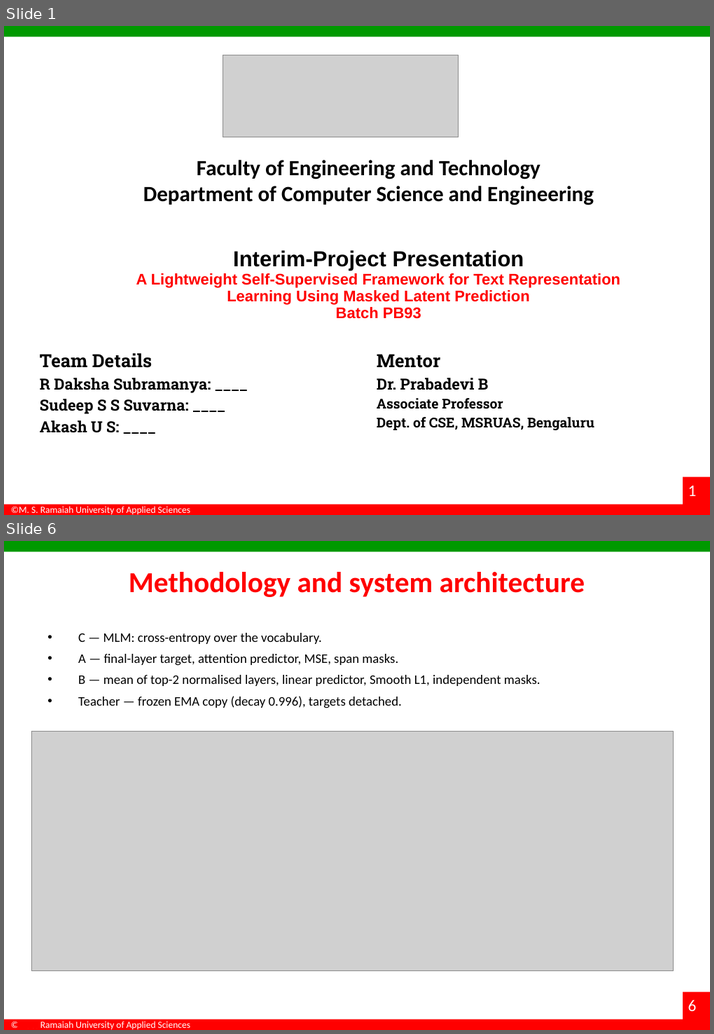
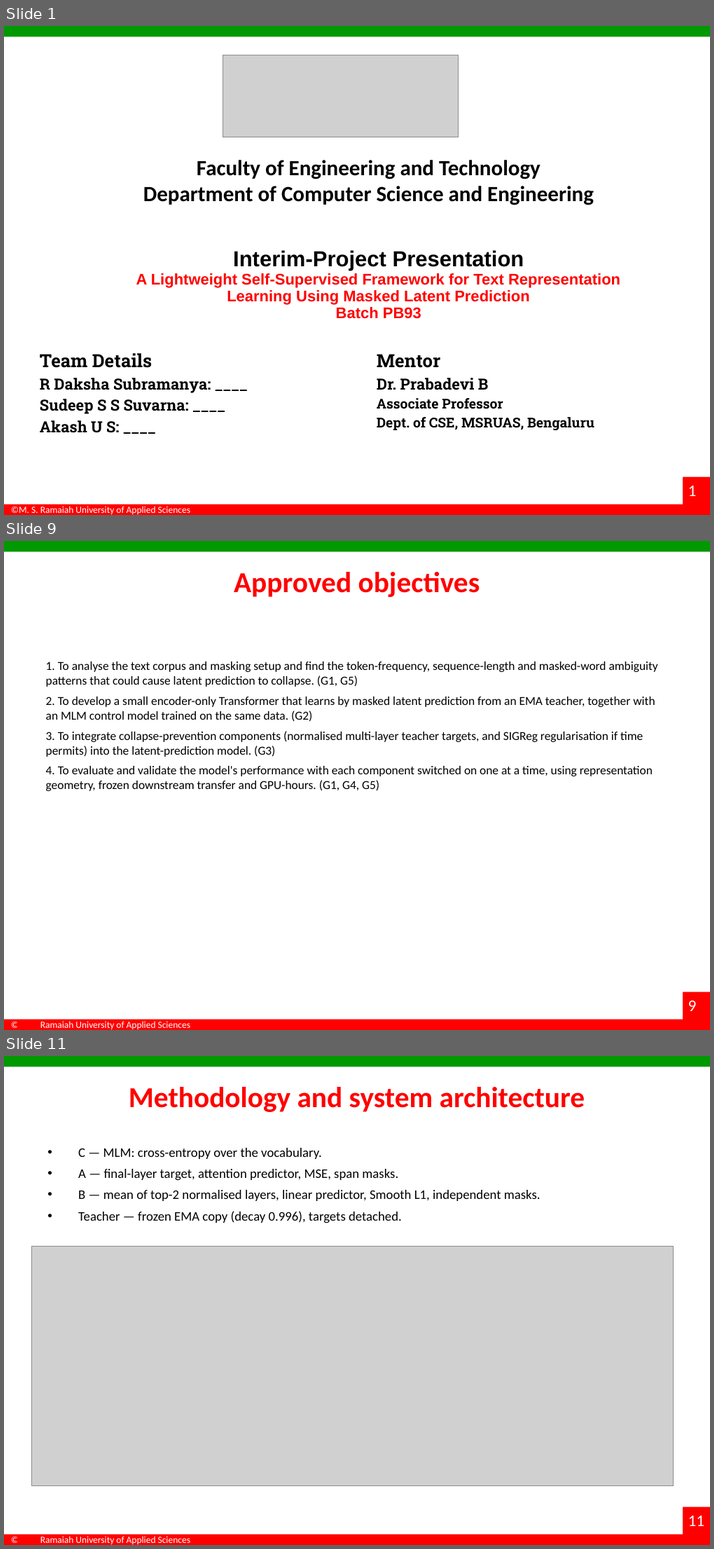
Before and after one commit to dakshadev/7th-sem, a slide deck: docs/Interim_Project_Presentation_7th-sem.pptx. Shown one above the other, each under a label of ours: slides 1 and 6 before the commit, slides 1, 9 and 11 after it; the slides between them are not shown. The pictures are 714x1034 and 714x1549 pixels, drawn with LibreOffice and Linux fonts; fonts in the diff are those of the drawing; grey boxes stand for pictures; background and template pictures are left out. Boxes give left, top, right and bottom in pixels: in the first picture for what was removed or moved away, otherwise in the second. Text is boxed around its words. In the diff, an @@ line names an element or a change of style, - is before the commit and + after.

Commit message:
docs(deck): restructure the interim deck to the mentor's slide-by-slide instructions
Mentor asked for: introduction on one slide, problem statement on its own slide, literature survey
as in the previous review, approved research gaps on one slide, objectives written out in full, and
dataset/computing requirements under explicit sub-headings.

- Introduction and problem statement are now separate slides (3 and 4); the old combined slide is gone
- Literature survey restored to the three approved tables from the pre-project review, 15 references
- Research gaps G1-G5 on one slide, each labelled and separated
- Approved objectives reproduced in full, then a separate progress table against evidence
- Dataset and computing requirements carry real sub-headings (bullet-free, 15.5pt, navy) and the
  body was lifted to the top of the slide
- References rebuilt to 21 entries in two columns, so the numbering matches the literature tables
- Objective 3's row now records that SIGReg was conditional and not run, with VICReg and Barlow
  implemented instead - the deck should not imply work that did not happen

15 -> 20 slides. Slide numbers are layout fields, so they renumber themselves. Template master,
layouts, fonts, colours and footer untouched; every new slide is a clone of an existing one.

```diff
--- a/docs/Interim_Project_Presentation_7th-sem.pptx
+++ b/docs/Interim_Project_Presentation_7th-sem.pptx
@@ slide 9 added at [4, 541, 710, 1030], background #FFFFFF; not listed: 6 template elements that a slide beside it also shows @@
@@ title added at [234, 572, 480, 597], 32 pt, text #FF0000, bold @@
+Approved objectives
@@ text added at [46, 661, 658, 791], 13.5 pt, text #000000 @@
+1. To analyse the text corpus and masking setup and find the token-frequency, sequence-length and masked-word ambiguity patterns that could cause latent prediction to collapse. (G1, G5)
+2. To develop a small encoder-only Transformer that learns by masked latent prediction from an EMA teacher, together with an MLM control model trained on the same data. (G2)
+3. To integrate collapse-prevention components (normalised multi-layer teacher targets, and SIGReg regularisation if time permits) into the latent-prediction model. (G3)
+4. To evaluate and validate the model's performance with each component switched on one at a time, using representation geometry, frozen downstream transfer and GPU-hours. (G1, G4, G5)
@@ what was slide 6 is now slide 11 @@
@@ page number at [688, 1515, 705, 1526]: text changed @@
-6
+11
```
Also in this commit, not shown: 5 slides changed, 5 other slides added, 1 slide removed, 2 other files.
